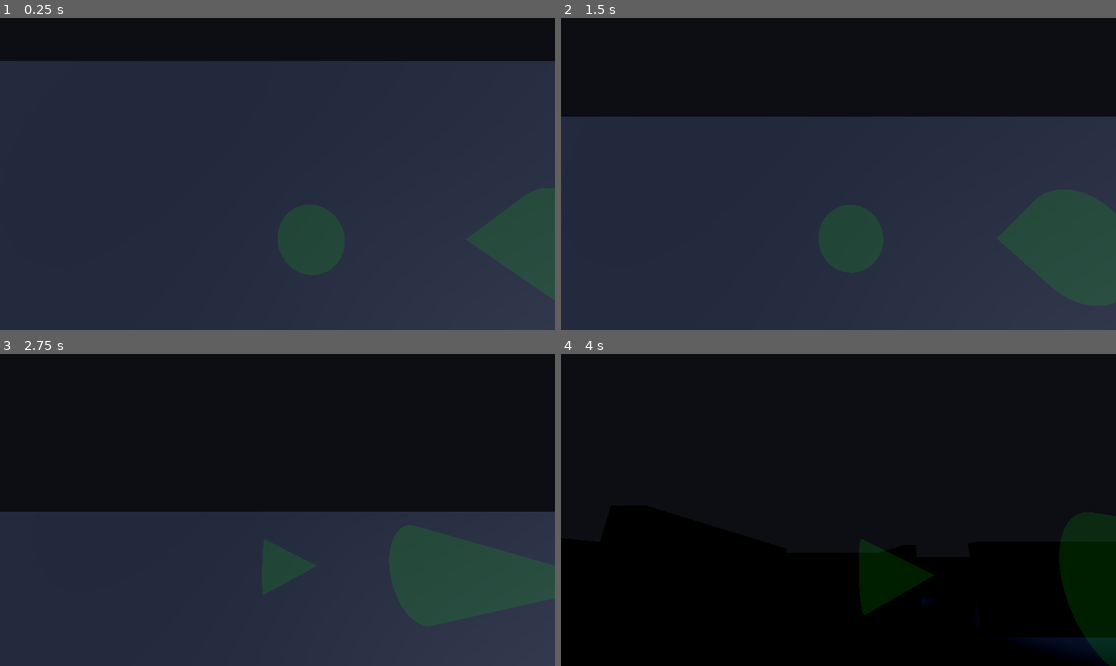
Above: before the commit, frames 1-4 (two rows, left to right).
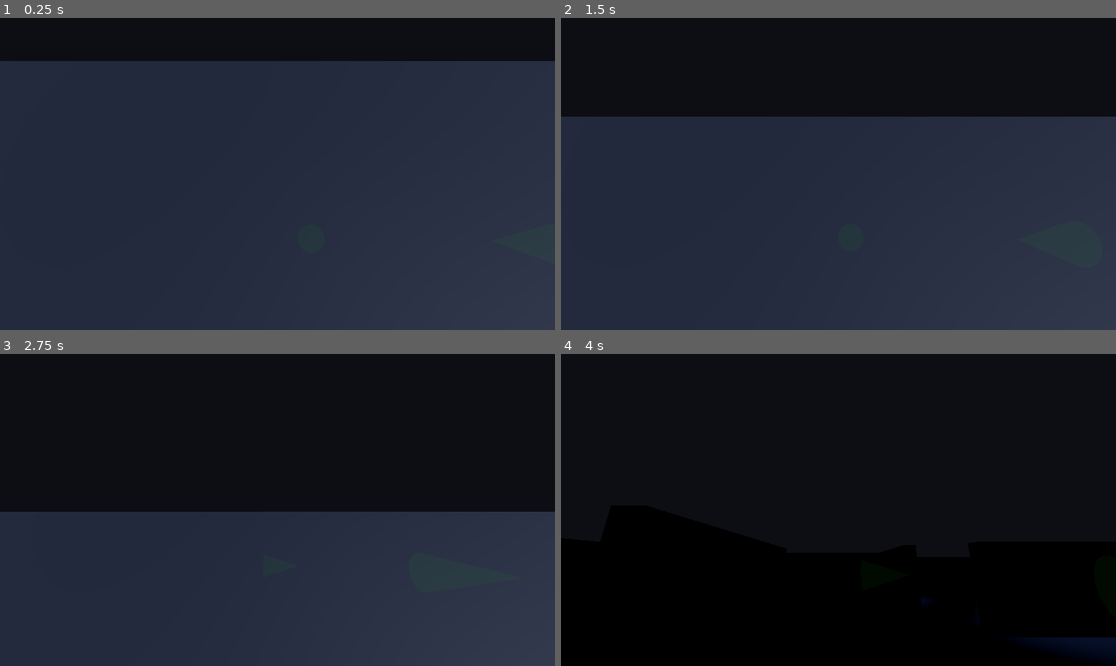
Above: after the commit, the same moments.

Repository: rickscode/Breach-Demo
Game: Godot game, scene res://scenes/levels/test_arena.tscn
Two runs of this game, one before a commit and one after it. Both use one fixed random seed, a clock stepped at 60 frames per second and the inputs below.
Inputs:
- Up to frame 1 (0.25 s): no input
- Up to frame 2 (1.5 s): hold D (move_right) 0.53-1.28 s; hold C (crouch) 0.53-1.28 s; hold S (move_backward) from 1.28 s (still down); tap E (hide) at 1.35 s
- Up to frame 3 (2.75 s): release S (move_backward) at 2.03 s; hold D (move_right) from 2.03 s (still down); hold Z (sprint) from 2.03 s (still down)
- Up to frame 4 (4 s): release D (move_right) at 2.78 s; release Z (sprint) at 2.78 s; hold W (move_forward) 2.78-3.53 s; tap C (crouch) at 2.85 s; hold A (move_left) from 3.53 s (still down); hold E (hide) from 3.53 s (still down)

The runs differ from the first frame. In frame 1, 3.0% of the frame differs, in the area x 50-100%, y 54-86%; in frame 2, 3.7%; in frame 3, 3.3%; in frame 4, 4.5%, in the area x 53-100%, y 50-100%.

Commit message:
chnage cone enemy size

Diff:
--- a/project.godot
+++ b/project.godot
@@ -50,7 +50,6 @@
 "events": [Object(InputEventKey,"resource_local_to_scene":false,"resource_name":"","device":-1,"window_id":0,"alt_press …(191 unchanged characters)…
 ]
 }
-
 hide={
 "deadzone": 0.2,
 "events": [Object(InputEventKey,"resource_local_to_scene":false,"resource_name":"","device":-1,"window_id":0,"alt_press …(192 unchanged characters)…
--- a/scripts/stealth/detection_system.gd
+++ b/scripts/stealth/detection_system.gd
@@ -124,16 +124,16 @@
 	_cone_mesh = MeshInstance3D.new()
 	var cone := CylinderMesh.new()
 	cone.top_radius = 0.0
-	cone.bottom_radius = 3.0
-	cone.height = 6.0
+	cone.bottom_radius = 1.2
+	cone.height = 4.0
 	_cone_mesh.mesh = cone
 	# Rotate so cone points forward (-Z)
 	_cone_mesh.rotation_degrees.x = -90.0
-	_cone_mesh.position = Vector3(0.0, eye_height * 0.5, -3.0)
+	_cone_mesh.position = Vector3(0.0, eye_height * 0.5, -2.0)
 
 	_cone_material = StandardMaterial3D.new()
 	_cone_material.transparency = BaseMaterial3D.TRANSPARENCY_ALPHA
-	_cone_material.albedo_color = Color(0.0, 1.0, 0.0, 0.12)
+	_cone_material.albedo_color = Color(0.0, 1.0, 0.0, 0.04)
 	_cone_material.no_depth_test = true
 	_cone_material.shading_mode = BaseMaterial3D.SHADING_MODE_UNSHADED
 	_cone_mesh.material_override = _cone_material
@@ -145,9 +145,9 @@
 		return
 	var color: Color
 	if detection_level >= 0.99:
-		color = Color(1.0, 0.0, 0.0, 0.2)
+		color = Color(1.0, 0.0, 0.0, 0.1)
 	elif detection_level >= 0.4:
-		color = Color(1.0, 1.0, 0.0, 0.16)
+		color = Color(1.0, 1.0, 0.0, 0.07)
 	else:
-		color = Color(0.0, 1.0, 0.0, 0.12)
+		color = Color(0.0, 1.0, 0.0, 0.04)
 	_cone_material.albedo_color = _cone_material.albedo_color.lerp(color, 0.15)
